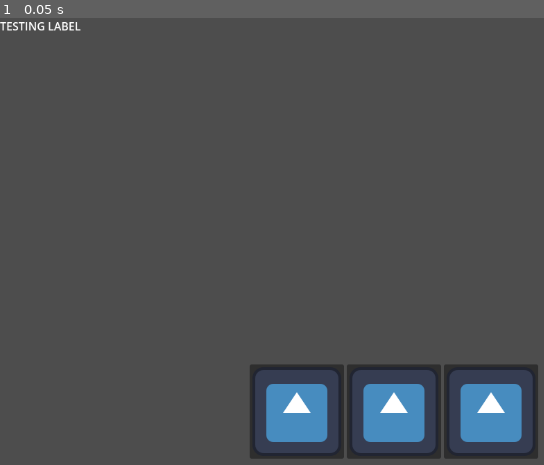
Above: before the commit, frame 1.
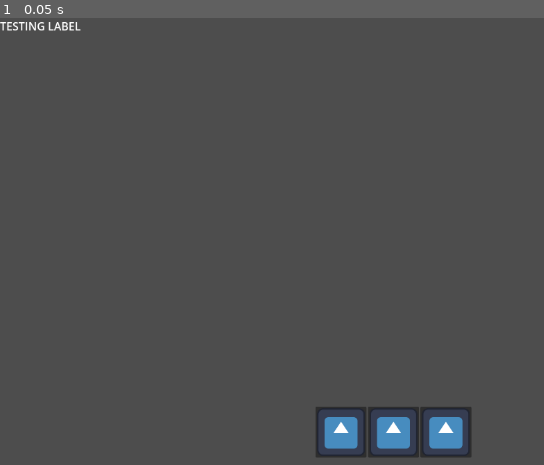
Above: after the commit, the same moment.

Repository: Guixrz/vozes-floresta
Game: Godot game, scene res://scenes/ui_player.tscn
Same seed, same stepped clock (60 frames per second), same inputs: the game is played once before the commit and once after it. The project has no main scene, so this scene is started directly. The engine's default icon, where the game draws it, is replaced by a stand-in: a white triangle on a blue panel in a dark square.
Inputs:
- Up to frame 1 (0.05 s): no input

The runs differ from the first frame. In frame 1, 7.0% of the frame differs, in the area x 45-99%, y 77-99%.

Commit message:
size down

Diff:
--- a/scenes/ui_player.tscn
+++ b/scenes/ui_player.tscn
@@ -31,13 +31,14 @@
 layout_mode = 1
 anchors_preset = -1
 anchor_left = 0.493
-anchor_top = 0.877
+anchor_top = 0.923
 anchor_right = 0.493
-anchor_bottom = 0.87700003
+anchor_bottom = 0.923
 offset_left = -208.20804
 offset_top = -68.01599
 offset_right = -105.48804
 offset_bottom = 59.983948
+scale = Vector2(0.54, 0.54)
 pivot_offset = Vector2(208, 68)
 columns = 3
 
